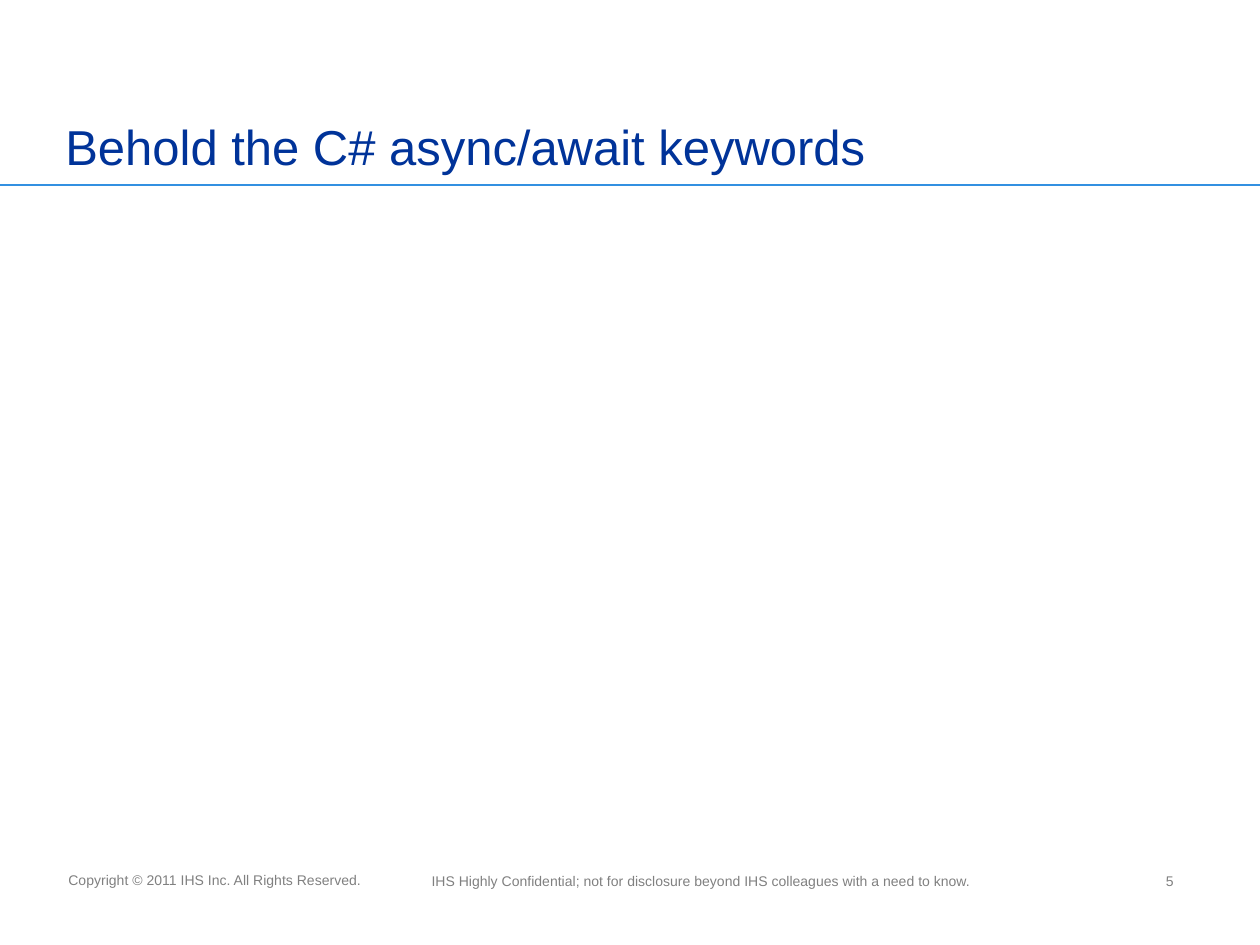
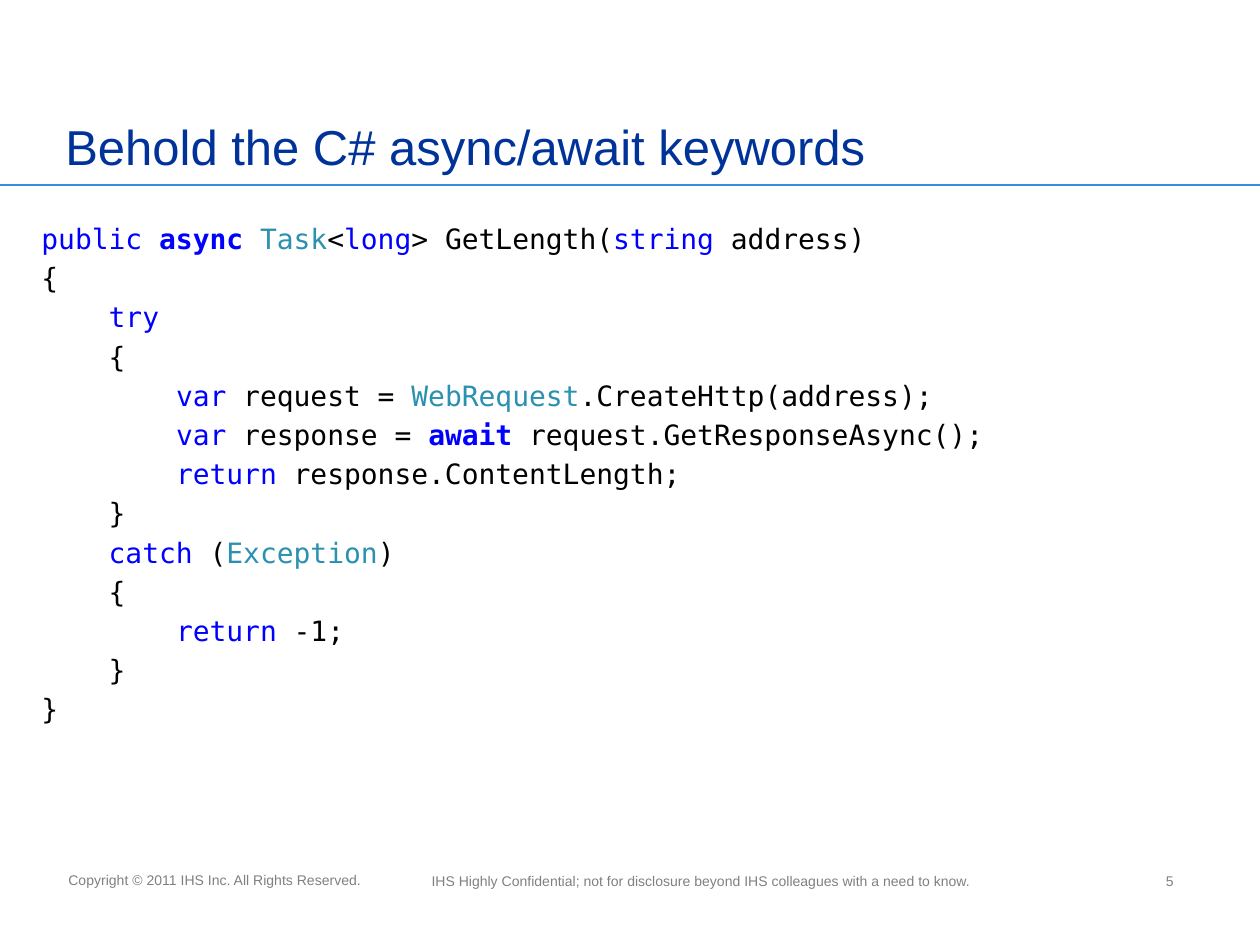
Before and after one commit to miensol/conference2012, a slide deck: slide 5 of C# 5.pptx. Drawn at 1260x945 pixels with LibreOffice and Linux fonts; fonts in the diff are those of the drawing; background and template pictures are left out. Boxes give left, top, right and bottom in pixels: in the first picture for what was removed or moved away, otherwise in the second. Text is boxed around its words. In the diff, an @@ line names an element or a change of style, - is before the commit and + after.

Commit message:
added code sample to presentation

```diff
--- a/C# 5.pptx
+++ b/C# 5.pptx
@@ text added at (x1=41, y1=227, x2=983, y2=645), 16 pt, text #000000 @@
+public async Task<long> GetLength(string address)
+{
+try
+{
+var request = WebRequest.CreateHttp(address);
+var response = await request.GetResponseAsync();
+return response.ContentLength;
+}
+catch (Exception)
+{
+return -1;
+}
+}
```
Also in this commit, not shown: 2 other files.
